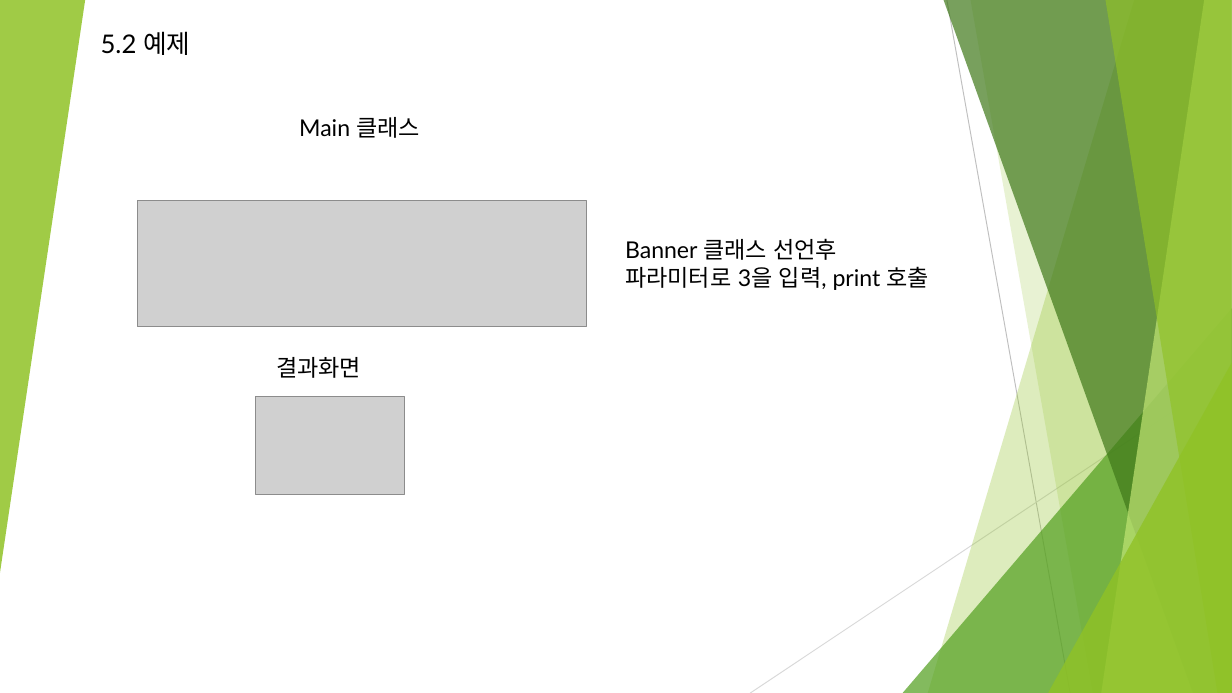
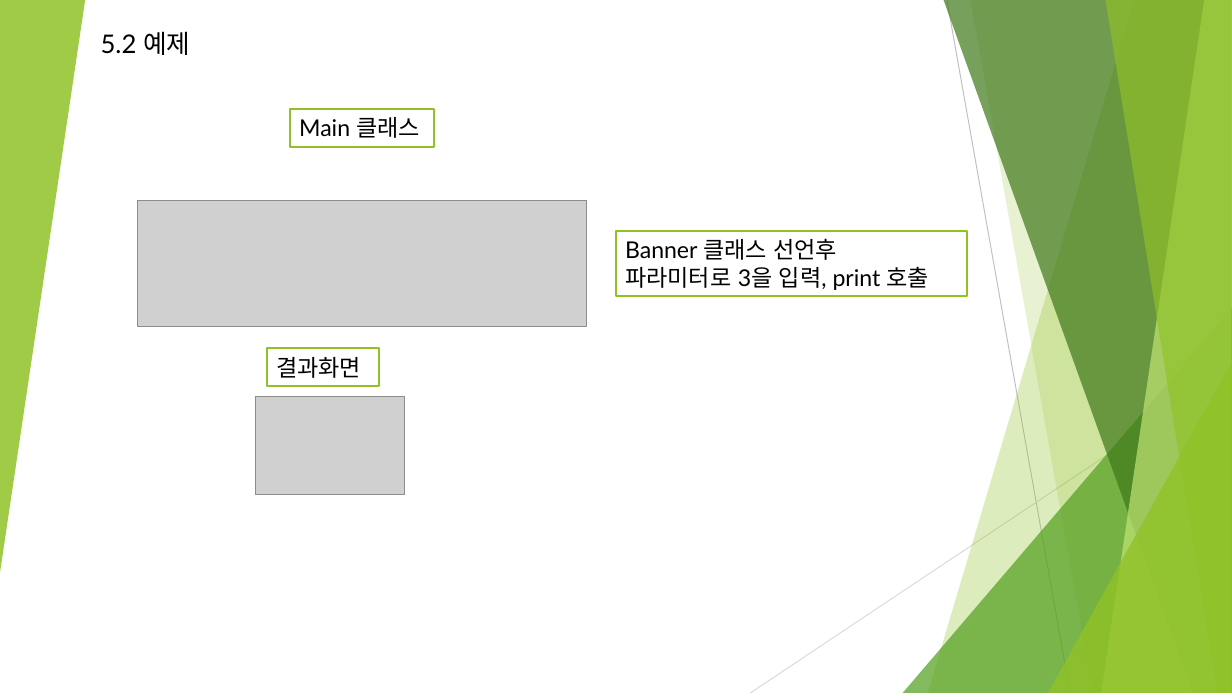
Before and after one commit to kim-seungmin/refactoringStudy, a slide deck: slide 9 of 리펙토링.pptx (slide 7 before the commit). Drawn at 1232x693 pixels with LibreOffice and Linux fonts; fonts in the diff are those of the drawing; grey boxes stand for pictures. Boxes give left, top, right and bottom in pixels: in the first picture for what was removed or moved away, otherwise in the second. Text is boxed around its words. In the diff, an @@ line names an element or a change of style, - is before the commit and + after.

```diff
--- a/리펙토링.pptx
+++ b/리펙토링.pptx
@@ 3 rectangles: place and size @@
-3 rectangles at bbox=[276, 117, 929, 378]
+3 rectangles at bbox=[267, 109, 968, 385]
@@ fill none to #FFFFFF; outline none to #90C226 1.5 pt in 3 elements at bbox=[290, 109, 434, 146], bbox=[616, 231, 968, 297], bbox=[267, 348, 379, 385] @@
```
Also in this commit, not shown: 6 other slides changed, 2 slides added, 1 slide removed.
